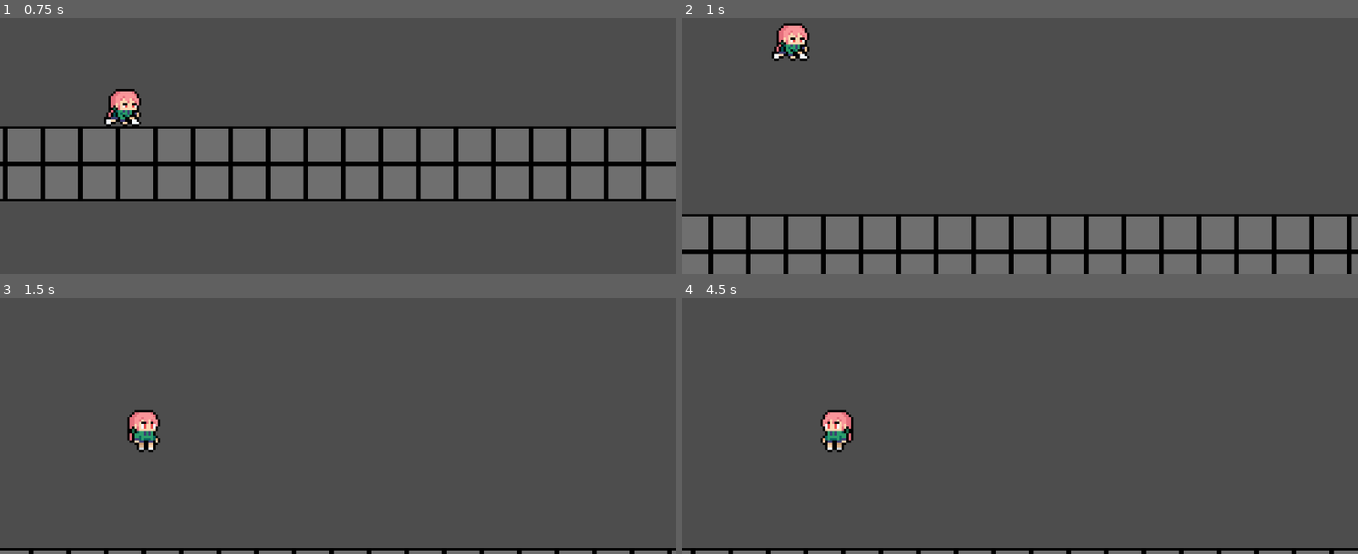
Above: before the commit, frames 1-4 (two rows, left to right).
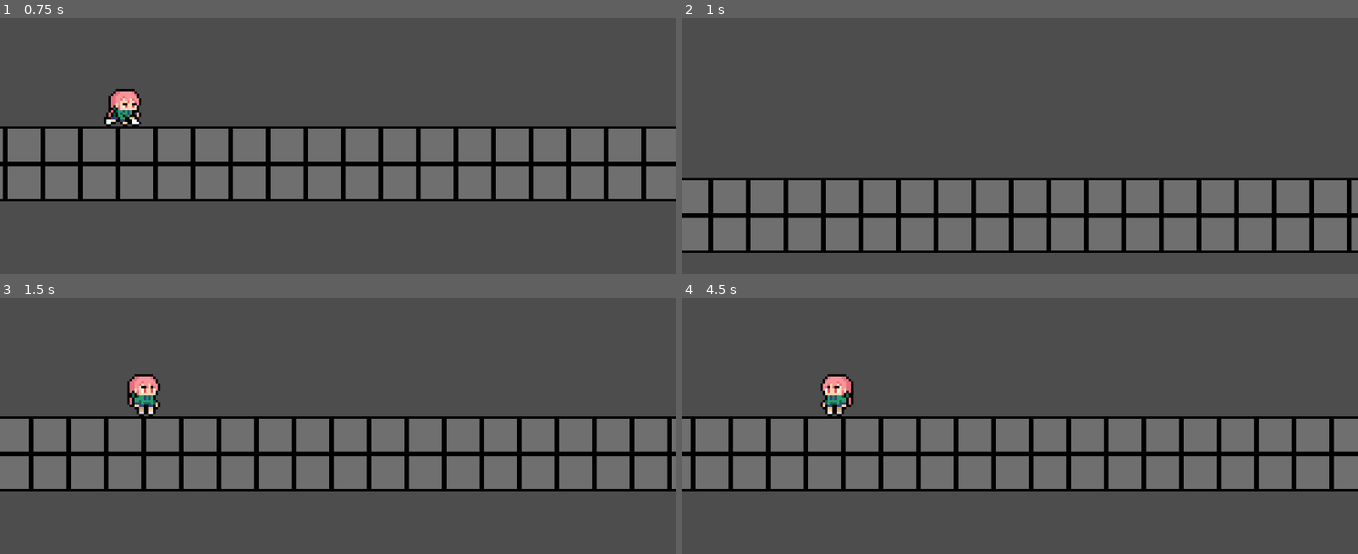
Above: after the commit, the same moments.

Repository: tunafishyummy/really-fast-platformer
Game: Godot game, scene res://scenes/game.tscn
Two runs of this game, one before a commit and one after it. Both use one fixed random seed, a clock stepped at 60 frames per second and the inputs below.
Inputs (mouse positions are in pixels of both pictures, inside the frame that each line leads up to):
- Up to frame 1 (0.75 s): move the mouse to (486, 64) at 0.52 s; hold Shift (run) from 0.53 s (still down)
- Up to frame 2 (1 s): keep holding Shift (run); tap W (jump) at 0.77, 0.8 s
- Up to frame 3 (1.5 s): tap W (jump) at 1.07, 1.35 s; move the mouse to (202, 382) at 1.27 s; release Shift (run) at 1.28 s
- Up to frame 4 (4.5 s): tap W (jump) at 1.52, 1.82, 2.3, 3.02, 3.32, 3.77, 3.8, 4.07 s; tap Shift (run) at 1.55, 3.05 s; move the mouse to (outside the picture) at 2.02 s; right-click (outside the picture) at 2.1 s; move the mouse to (986, 441) at 2.77 s; click (986, 441) at 2.85 s; move the mouse to (1222, 420) at 3.52 s; hold Shift (run) 3.53-4.28 s; move the mouse to (817, 308) at 4.27 s; tap A (wasd_a) at 4.35 s

Frame 1 is identical in both runs. In frame 2, 23% of the frame differs, in the area x 0-100%, y 1-100%; in frame 3, 31%; in frame 4, 31%, in the area x 0-100%, y 29-100%.

Commit message:
tested (bad)

Diff:
--- a/scenes/player.tscn
+++ b/scenes/player.tscn
@@ -8,6 +8,30 @@
 radius = 4.0
 height = 14.0
 
+[sub_resource type="AtlasTexture" id="AtlasTexture_qhqgy"]
+atlas = ExtResource("1_3vyb7")
+region = Rect2(0, 120, 24, 24)
+
+[sub_resource type="AtlasTexture" id="AtlasTexture_4ni07"]
+atlas = ExtResource("1_3vyb7")
+region = Rect2(24, 120, 24, 24)
+
+[sub_resource type="AtlasTexture" id="AtlasTexture_l71n6"]
+atlas = ExtResource("1_3vyb7")
+region = Rect2(48, 120, 24, 24)
+
+[sub_resource type="AtlasTexture" id="AtlasTexture_ke2ow"]
+atlas = ExtResource("1_3vyb7")
+region = Rect2(120, 120, 24, 24)
+
+[sub_resource type="AtlasTexture" id="AtlasTexture_ujl30"]
+atlas = ExtResource("1_3vyb7")
+region = Rect2(144, 120, 24, 24)
+
+[sub_resource type="AtlasTexture" id="AtlasTexture_31cv2"]
+atlas = ExtResource("1_3vyb7")
+region = Rect2(168, 120, 24, 24)
+
 [sub_resource type="AtlasTexture" id="AtlasTexture_g2els"]
 atlas = ExtResource("1_3vyb7")
 region = Rect2(0, 0, 24, 24)
@@ -15,6 +39,30 @@
 [sub_resource type="AtlasTexture" id="AtlasTexture_a8ls1"]
 atlas = ExtResource("1_3vyb7")
 region = Rect2(120, 0, 24, 24)
+
+[sub_resource type="AtlasTexture" id="AtlasTexture_pf23h"]
+atlas = ExtResource("1_3vyb7")
+region = Rect2(0, 96, 24, 24)
+
+[sub_resource type="AtlasTexture" id="AtlasTexture_dt7fs"]
+atlas = ExtResource("1_3vyb7")
+region = Rect2(24, 96, 24, 24)
+
+[sub_resource type="AtlasTexture" id="AtlasTexture_wqfne"]
+atlas = ExtResource("1_3vyb7")
+region = Rect2(48, 96, 24, 24)
+
+[sub_resource type="AtlasTexture" id="AtlasTexture_wnwbv"]
+atlas = ExtResource("1_3vyb7")
+region = Rect2(120, 96, 24, 24)
+
+[sub_resource type="AtlasTexture" id="AtlasTexture_gl8cc"]
+atlas = ExtResource("1_3vyb7")
+region = Rect2(144, 96, 24, 24)
+
+[sub_resource type="AtlasTexture" id="AtlasTexture_487ah"]
+atlas = ExtResource("1_3vyb7")
+region = Rect2(168, 96, 24, 24)
 
 [sub_resource type="AtlasTexture" id="AtlasTexture_d2wvv"]
 atlas = ExtResource("1_3vyb7")
@@ -92,6 +140,34 @@
 animations = [{
 "frames": [{
 "duration": 1.0,
+"texture": SubResource("AtlasTexture_qhqgy")
+}, {
+"duration": 1.0,
+"texture": SubResource("AtlasTexture_4ni07")
+}, {
+"duration": 1.0,
+"texture": SubResource("AtlasTexture_l71n6")
+}],
+"loop": true,
+"name": &"fall",
+"speed": 5.0
+}, {
+"frames": [{
+"duration": 1.0,
+"texture": SubResource("AtlasTexture_ke2ow")
+}, {
+"duration": 1.0,
+"texture": SubResource("AtlasTexture_ujl30")
+}, {
+"duration": 1.0,
+"texture": SubResource("AtlasTexture_31cv2")
+}],
+"loop": true,
+"name": &"fallpriming",
+"speed": 5.0
+}, {
+"frames": [{
+"duration": 1.0,
 "texture": SubResource("AtlasTexture_g2els")
 }],
 "loop": true,
@@ -104,6 +180,34 @@
 }],
 "loop": true,
 "name": &"idlepriming",
+"speed": 5.0
+}, {
+"frames": [{
+"duration": 1.0,
+"texture": SubResource("AtlasTexture_pf23h")
+}, {
+"duration": 1.0,
+"texture": SubResource("AtlasTexture_dt7fs")
+}, {
+"duration": 1.0,
+"texture": SubResource("AtlasTexture_wqfne")
+}],
+"loop": true,
+"name": &"jump",
+"speed": 5.0
+}, {
+"frames": [{
+"duration": 1.0,
+"texture": SubResource("AtlasTexture_wnwbv")
+}, {
+"duration": 1.0,
+"texture": SubResource("AtlasTexture_gl8cc")
+}, {
+"duration": 1.0,
+"texture": SubResource("AtlasTexture_487ah")
+}],
+"loop": true,
+"name": &"jumppriming",
 "speed": 5.0
 }, {
 "frames": [{
@@ -227,7 +331,7 @@
 z_as_relative = false
 position = Vector2(-1, -10)
 sprite_frames = SubResource("SpriteFrames_dqkch")
-animation = &"idle"
+animation = &"jumppriming"
 autoplay = "idle"
 
 [node name="BlackFlash" type="ColorRect" parent="."]
--- a/scripts/camera_2d.gd
+++ b/scripts/camera_2d.gd
@@ -59,9 +59,9 @@
 
 func _on_primed_dash() -> void:
 	position_smoothing_enabled = false
-	start_camera_shshake()
+	start_camera_shake()
 
-func start_camera_shshake() -> void:
+func start_camera_shake() -> void:
 	shake_time = shake_duration
 
 func cam_zoom_to(target: float) -> void:
--- a/scripts/player.gd
+++ b/scripts/player.gd
@@ -8,13 +8,11 @@
 const RUN_SPEED = 200
 
 const WALK_JUMP = 0
-const RUN_JUMP = -400
+const RUN_JUMP = -350
 
 @onready var animated_sprite: AnimatedSprite2D = $AnimatedSprite2D
 @onready var black_flash: ColorRect = $BlackFlash
 @onready var impact: ColorRect = $BlackFlash
-
-
 
 var running = false
 var priming = false
@@ -89,6 +87,8 @@
 
 	if Input.is_action_just_pressed("jump") and is_on_floor():
 		velocity.y = jump
+	if Input.is_action_just_released("jump") and not is_on_floor():
+		velocity.y = velocity.y/2
 
 func move_x(speed):
 	var direction = Input.get_axis("wasd_a","wasd_d")
@@ -112,21 +112,31 @@
 		facing = -1
 
 	if priming:
+		if not is_on_floor() and velocity.y < 0:
+			animated_sprite.play("jumppriming")
+		elif not is_on_floor() and velocity.y > 0:
+			animated_sprite.play("fallpriming")
+		else:
+			if running and direction != 0:
+				animated_sprite.play("runpriming")
+			elif running:
+				animated_sprite.play("run_idlepriming")
+			elif direction != 0:
+				animated_sprite.play("walkpriming")
+			else:
+				animated_sprite.play("idlepriming")
+			return
+
+	if not is_on_floor() and velocity.y < 0:
+		animated_sprite.play("jump")
+	elif not is_on_floor() and velocity.y > 0:
+		animated_sprite.play("fall")
+	else:
 		if running and direction != 0:
-			animated_sprite.play("runpriming")
-		elif running:
-			animated_sprite.play("run_idlepriming")
-		elif direction != 0:
-			animated_sprite.play("walkpriming")
+			animated_sprite.play("run")
+		elif running and direction == 0:
+			animated_sprite.play("run_idle")
+		elif direction == 0:
+			animated_sprite.play("idle")
 		else:
-			animated_sprite.play("idlepriming")
-		return
-
-	if running and direction != 0:
-		animated_sprite.play("run")
-	elif running and direction == 0:
-		animated_sprite.play("run_idle")
-	elif direction == 0:
-		animated_sprite.play("idle")
-	else:
-		animated_sprite.play("walk")
+			animated_sprite.play("walk")
Not shown: 1 places in scenes/player.tscn that only renumber resources
